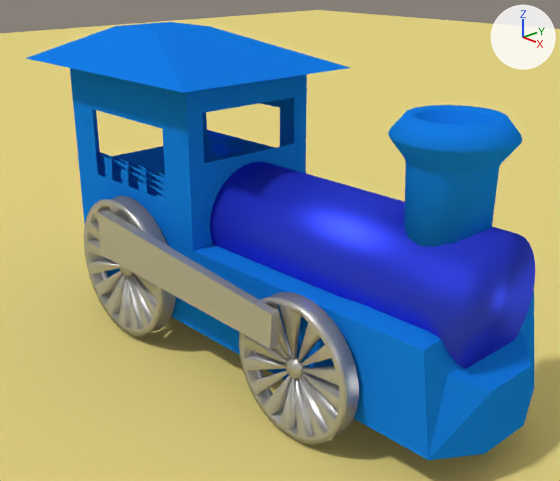
What one commit did to the Blender file trem.blend.
The view is the same before and after, from a camera (50 mm lens) standing at (5.55, -6.44, 4.82) and looking at (-1.38, -0.01, 1.24). The axes (+X, +Y, +Z) are drawn at upper right. The lights are the same throughout.
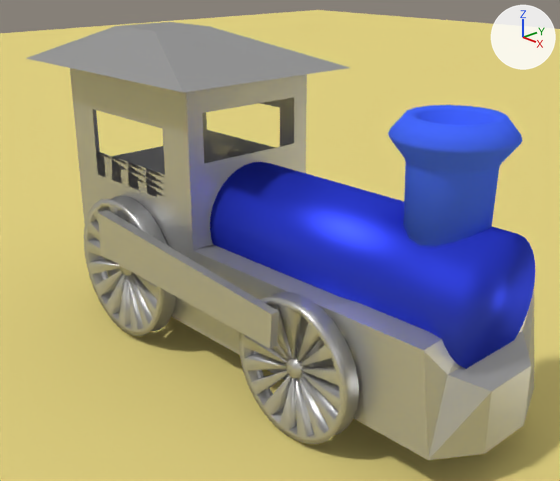
Boxes (x1, y1, x2, y2) around the edits, measured in the pictures (560 x 481 px; the box of a moved part takes in the faces that stretch with it):
```json
{"object": "CorpoTrem", "change": "surface changed, recoloured", "before": [26, 22, 534, 460], "after": [26, 22, 534, 460]}
{"object": "Chamine", "change": "surface changed", "before": [388, 105, 522, 247], "after": [388, 105, 522, 247]}
{"object": "Circle.001", "change": "surface changed, recoloured", "before": [239, 292, 359, 421], "after": [239, 292, 359, 421]}
{"object": "Circle", "change": "surface changed, recoloured", "before": [85, 195, 176, 320], "after": [85, 195, 176, 320], "on screen": "blue to grey"}
{"part": 1, "of": "me_cylinder_001", "change": "moved or reshaped", "before": [404, 163, 499, 247], "after": [403, 163, 499, 246]}
```

Scene script edits in JSON lines:
```json
{"op": "add", "block": "img_tex_chamine", "code": ["img_tex_chamine = load_image('tex-chamine', 'texturas/tex-chamine.png', 1024, 1024, 'sRGB')"]}
{"op": "remove", "block": "mat_pintura", "code": "mat_pintura.base_color = (0.008, 0.199, 0.8)  # blue #167be7"}
{"op": "add", "block": "mat_pintura", "code": "mat_pintura.texture = img_tex_chamine"}
{"block": "me_cylinder_001", "where": "# used by ob_chamine; location = (1.15, 0.0, 1.89); scale = (0.454, 0.454, 0.454)"}
{"op": "remove", "block": "me_cylinder_001", "code": "me_cylinder_001.from_pydata(...)  # 128 vertices, 114 faces; spans x -1.44..1.44, y -1.44..1.44, z -0.72..3.04"}
{"op": "add", "block": "me_cylinder_001", "code": "me_cylinder_001.from_pydata(...)  # 128 vertices, 114 faces; spans x -1.44..1.44, y -1.44..1.44, z -0.11..3.04"}
{"block": "me_cylinder_001", "change": "me_cylinder_001 part 1: all 16 vertices in x -0.97..0.97, y -0.97..0.97, z -0.72..0.5 are scaled about their middle by (1, 1, 0)"}
{"block": "me_cylinder_001", "change": "me_cylinder_001 part 2: texture (UV) coordinates changed"}
{"block": "me_cube", "where": "me_cube.from_pydata(...)  # 84 vertices, 74 faces, 1 loose edge; spans x -2.25..5.12, y -1.39..1.34, z -1.1..2.71"}
{"op": "remove", "block": "me_cube", "code": "me_cube.materials.append(mat_pintura)  # blue #167be7"}
{"op": "add", "block": "me_cube", "code": "me_cube.materials.append(mat_rodas_metal)"}
```
